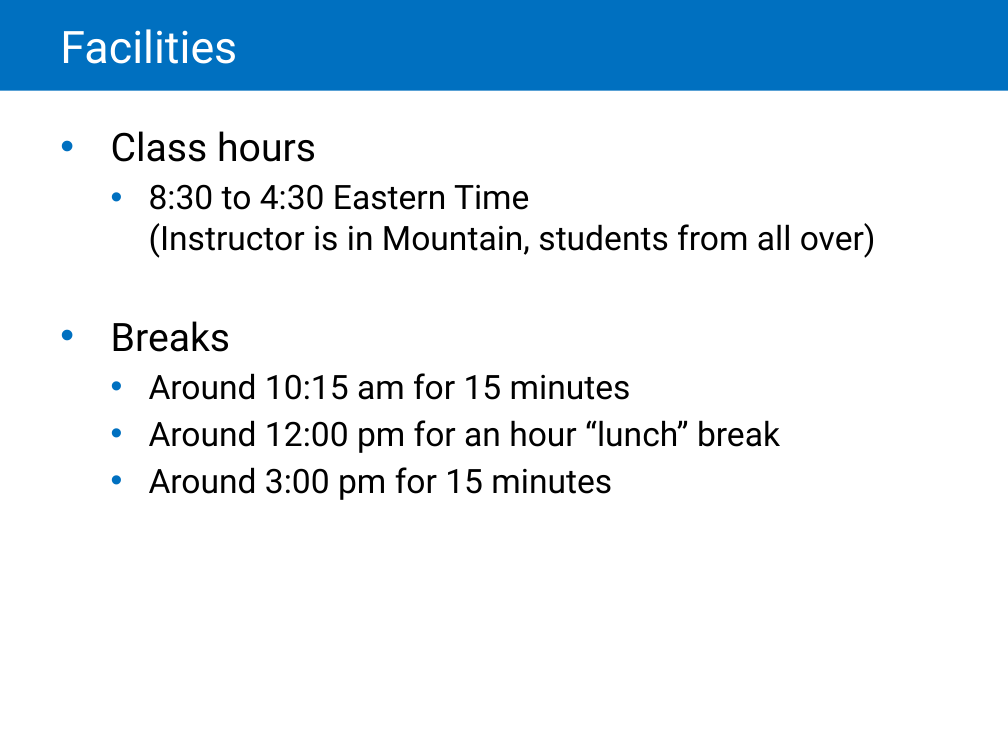
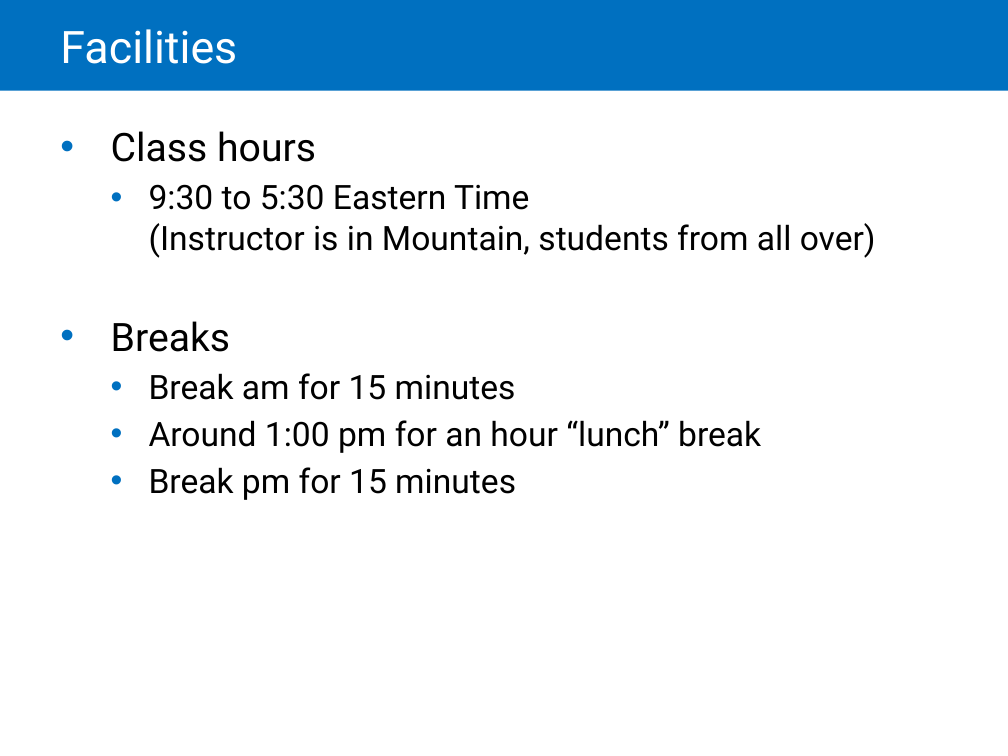
Before and after one commit to boomalator/55309-Powershell, a slide deck: slide 5 of Powerpoint/Module00-Intro-GK-Custom.pptx. Drawn at 1008x756 pixels with LibreOffice and Linux fonts; fonts in the diff are those of the drawing. Boxes give left, top, right and bottom in pixels: in the first picture for what was removed or moved away, otherwise in the second. Text is boxed around its words. In the diff, an @@ line names an element or a change of style, - is before the commit and + after.

```diff
--- a/Powerpoint/Module00-Intro-GK-Custom.pptx
+++ b/Powerpoint/Module00-Intro-GK-Custom.pptx
@@ text at <box>149,184,876,258</box>: text changed @@
-  • 8:30 to 4:30 Eastern Time
-    (Instructor is in Mountain, students from all over)
+  • 9:30 to 5:30 Eastern Time
+    (Instructor is in Mountain, students from all over)
@@ text at <box>149,373,761,500</box>: text changed @@
-  • Around 10:15 am for 15 minutes
-  • Around 12:00 pm for an hour “lunch” break
-  • Around 3:00 pm for 15 minutes
+  • Break am for 15 minutes
+  • Around 1:00 pm for an hour “lunch” break
+  • Break pm for 15 minutes
```
Also in this commit, not shown: 1 other slide changed, 1 other file.
